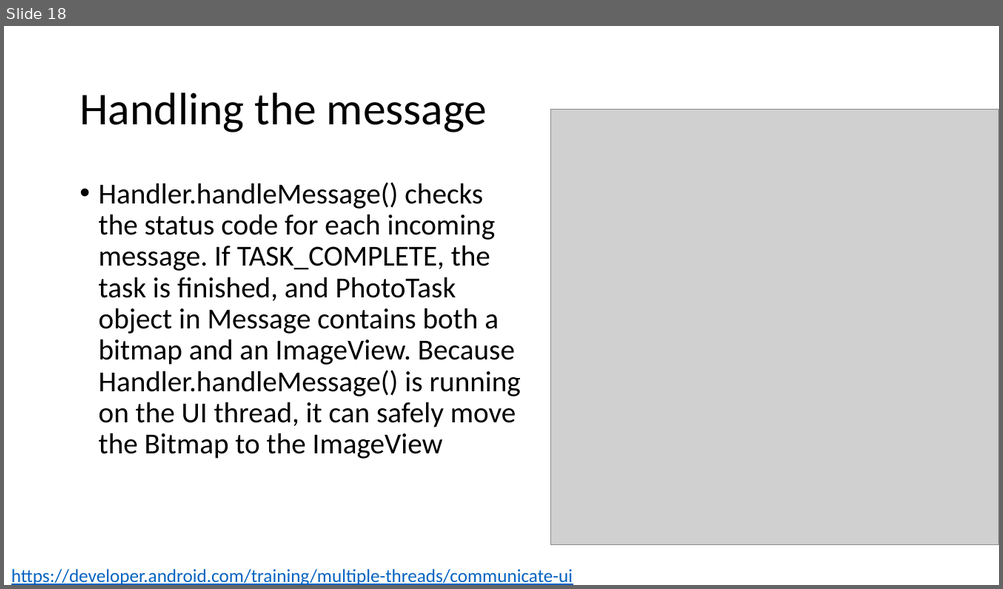
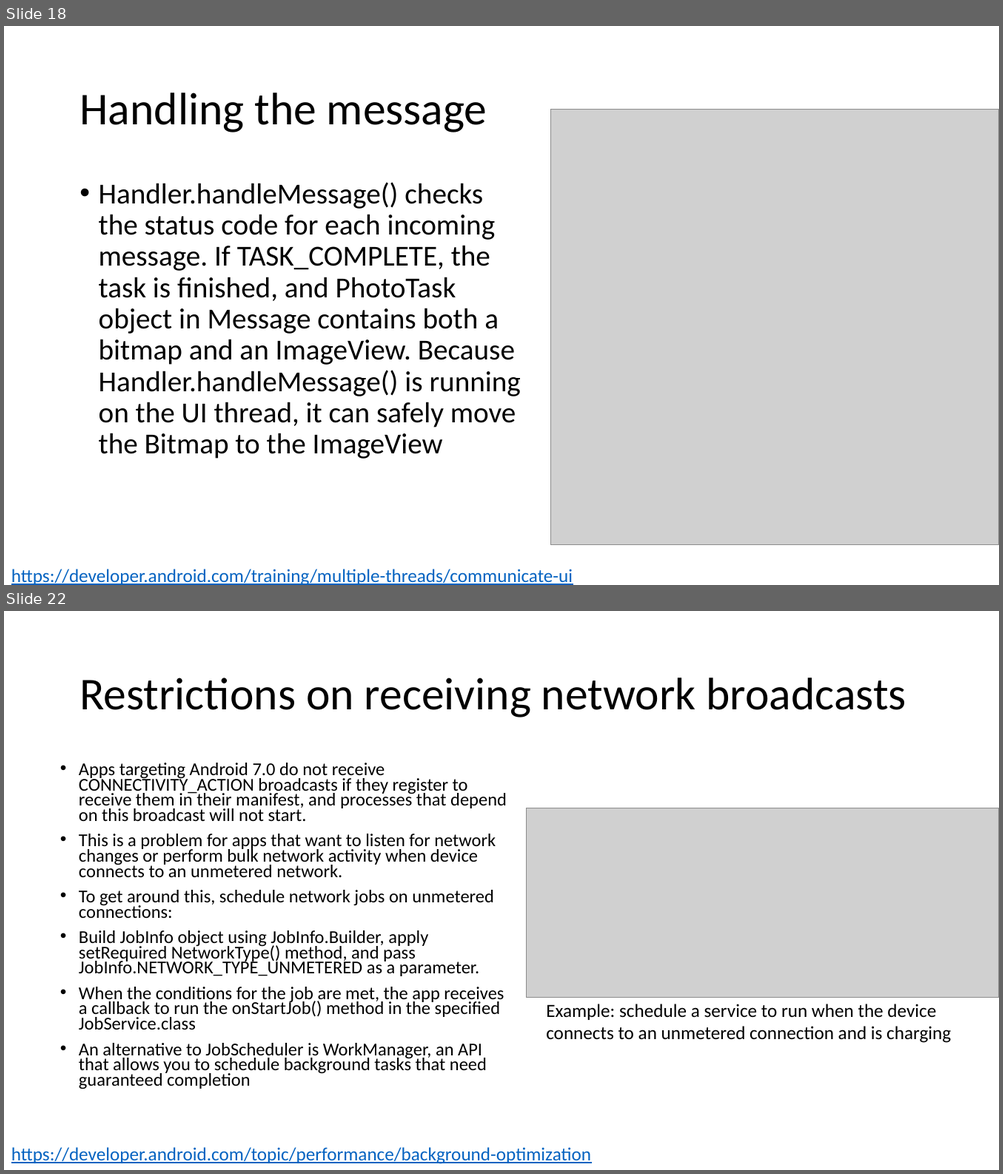
Before and after one commit to russellu/cs230, a slide deck: Lecture_BackgroundTasks.pptx. Shown one above the other, each under a label of ours: slide 18 before the commit, slides 18 and 22 after it; the slides between them are not shown. The pictures are 1003x589 and 1003x1174 pixels, drawn with LibreOffice and Linux fonts; fonts in the diff are those of the drawing; grey boxes stand for pictures. Boxes give left, top, right and bottom in pixels: in the first picture for what was removed or moved away, otherwise in the second. Text is boxed around its words. In the diff, an @@ line names an element or a change of style, - is before the commit and + after.

```diff
--- a/Lecture_BackgroundTasks.pptx
+++ b/Lecture_BackgroundTasks.pptx
@@ slide 22 added at (4,611,999,1170), background #FFFFFF @@
@@ title added at (79,678,905,718), 44 pt, text #000000 @@
+Restrictions on receiving network broadcasts
@@ text added at (79,763,506,1090), 17.5 pt, text #000000 @@
+• Apps targeting Android 7.0 do not receive CONNECTIVITY_ACTION broadcasts if they register to receive them in their manifest, and processes that depend on this broadcast will not start.
+• This is a problem for apps that want to listen for network changes or perform bulk network activity when device connects to an unmetered network.
+• To get around this, schedule network jobs on unmetered connections:
+• Build JobInfo object using JobInfo.Builder, apply setRequired NetworkType() method, and pass JobInfo.NETWORK_TYPE_UNMETERED as a parameter.
+• When the conditions for the job are met, the app receives a callback to run the onStartJob() method in the specified JobService.class
+• An alternative to JobScheduler is WorkManager, an API that allows you to schedule background tasks that need guaranteed completion
@@ picture added at (526,809,999,998) @@
@@ text added at (546,1004,950,1043), 18 pt, text #000000 @@
+Example: schedule a service to run when the device connects to an unmetered connection and is charging
@@ text added at (11,1147,591,1165), 18 pt, text #0563C1, underline @@
+https://developer.android.com/topic/performance/background-optimization
```
Also in this commit, not shown: 1 slide changed, 6 other slides added, 7 other files.
